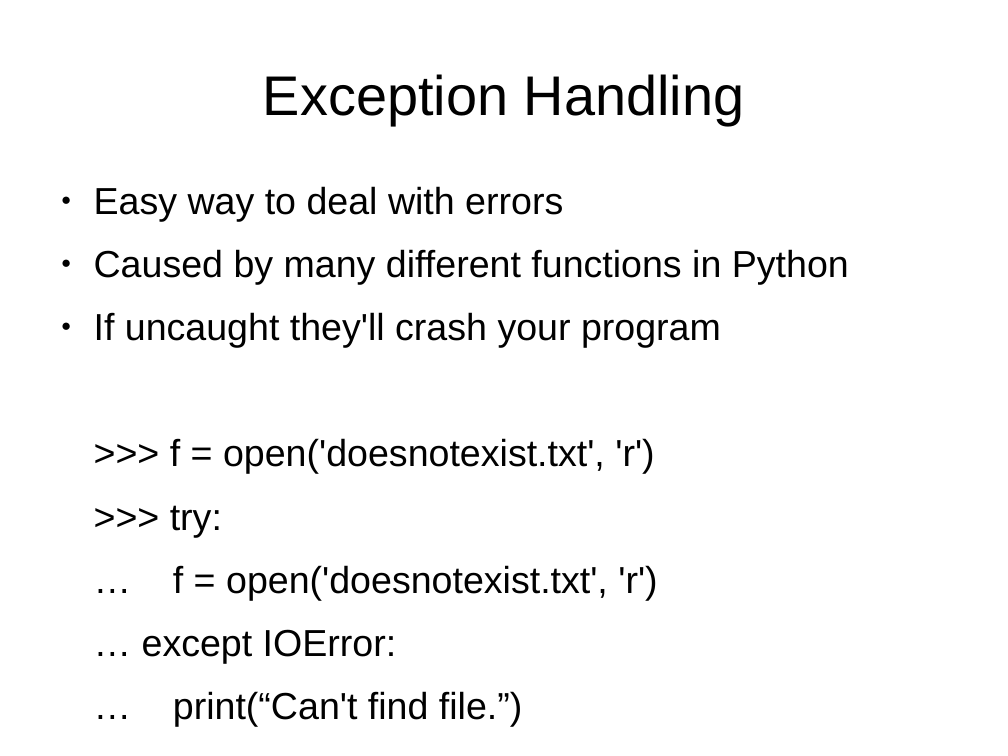
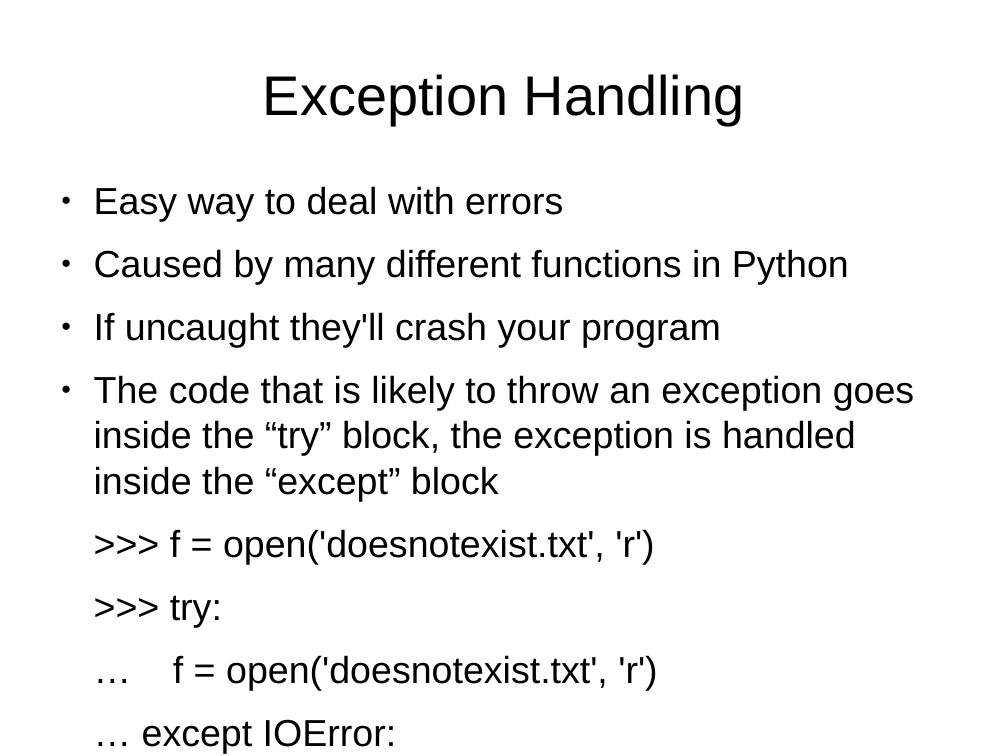
Before and after one commit to bradfordbarr/HacDC-Intro-to-Programming, a slide deck: slide 3 of class_5/class_5.odp. Drawn at 1008x756 pixels with LibreOffice and Linux fonts; fonts in the diff are those of the drawing. Boxes give left, top, right and bottom in pixels: in the first picture for what was removed or moved away, otherwise in the second. Text is boxed around its words. In the diff, an @@ line names an element or a change of style, - is before the commit and + after.

Commit message:
Slides updated

```diff
--- a/class_5/class_5.odp
+++ b/class_5/class_5.odp
@@ text at (94,375,914,501): paragraph added @@
+● The code that is likely to throw an exception goes inside the “try” block, the exception is handled inside the “except” block
```
Also in this commit, not shown: 4 slides added, 1 slide removed.
